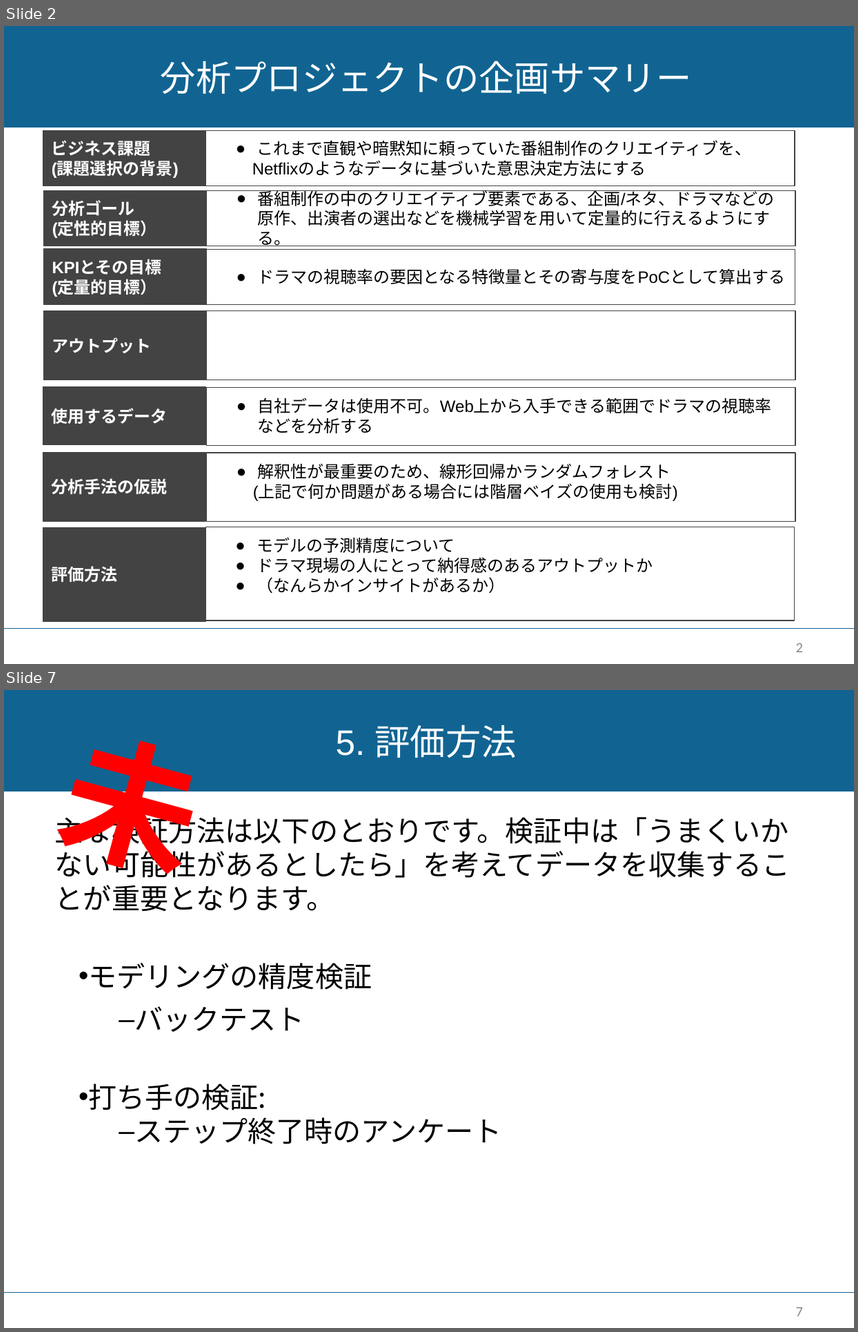
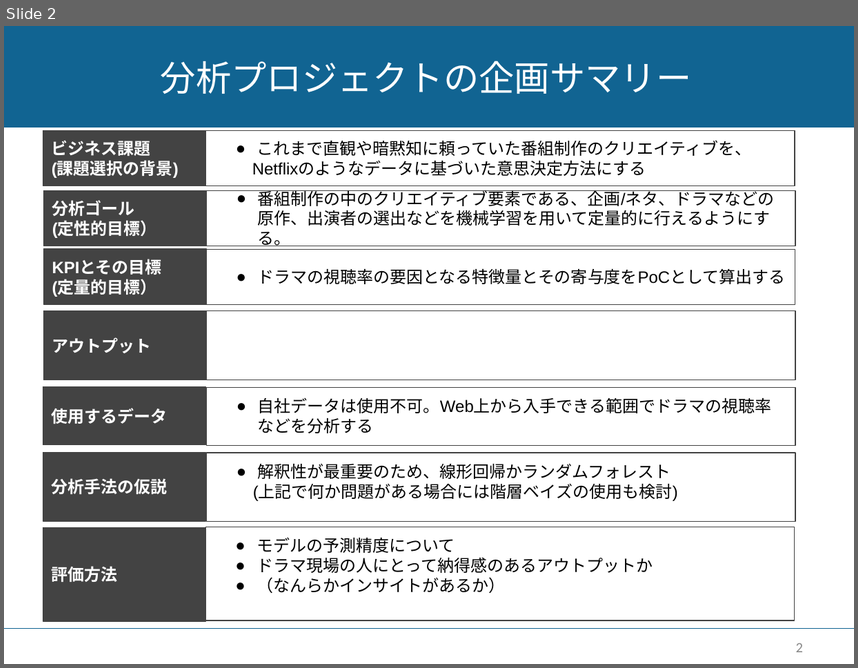
Before and after one commit to c-c-c-c/dm_integration, a slide deck: dm_integration_0110.pptx. Shown one above the other, each under a label of ours: slides 2 and 7 before the commit, slide 2 after it; the slides between them are not shown. The pictures are 858x1332 and 858x668 pixels, drawn with LibreOffice and Linux fonts; fonts in the diff are those of the drawing. Boxes give left, top, right and bottom in pixels: in the first picture for what was removed or moved away, otherwise in the second. Text is boxed around its words. In the diff, an @@ line names an element or a change of style, - is before the commit and + after.

```diff
--- a/dm_integration_0110.pptx
+++ b/dm_integration_0110.pptx
@@ slide 7 removed at (x1=4, y1=690, x2=854, y2=1328), background #FFFFFF; not listed: 2 template elements that a slide beside it also shows @@
@@ text removed at (x1=53, y1=699, x2=184, y2=870) @@
-未
@@ title removed at (x1=336, y1=724, x2=517, y2=758) @@
-5. 評価方法
@@ text removed at (x1=55, y1=812, x2=791, y2=1144) @@
-主な検証方法は以下のとおりです。検証中は「うまくいかない可能性があるとしたら」を考えてデータを収集することが重要となります。
-• モデリングの精度検証
-  – バックテスト
-• 打ち手の検証:
-  – ステップ終了時のアンケート
@@ page number removed at (x1=796, y1=1307, x2=803, y2=1316) @@
-7
```
Also in this commit, not shown: 2 slides changed, 2 other slides removed, 3 other files.
